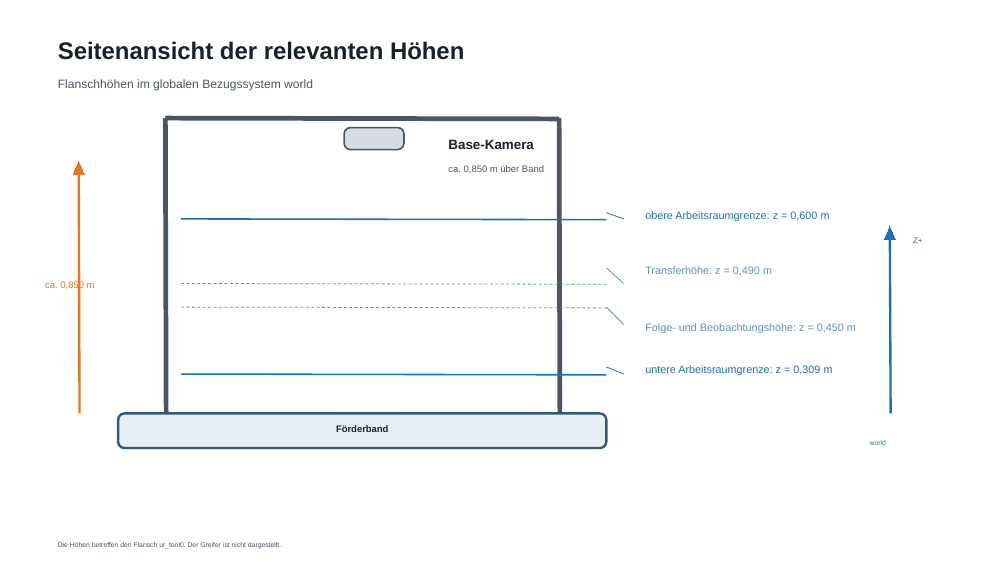
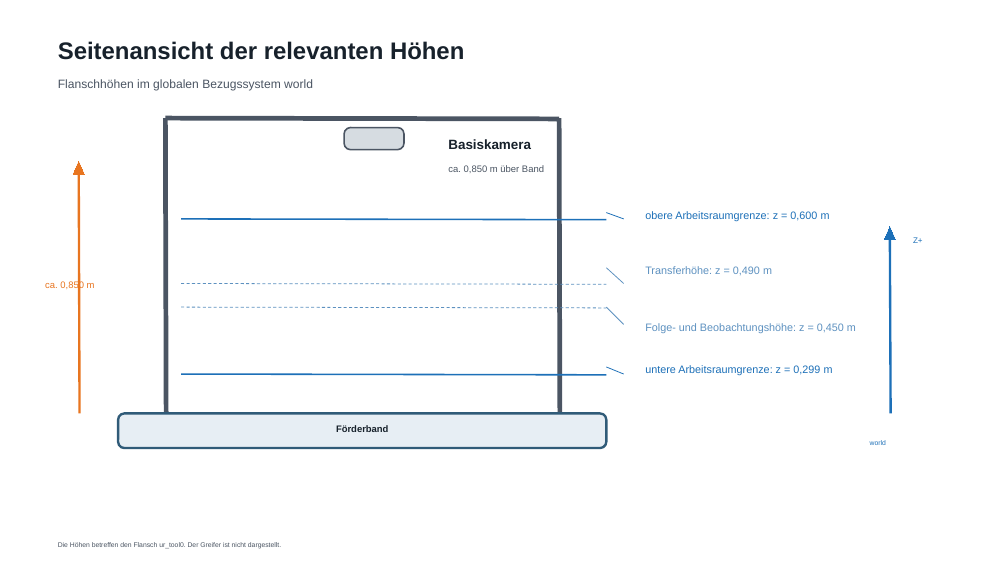
Before and after one commit to Luze212/roboter_tetris, a slide deck: slide 2 of Projektbericht/abbildungen/systemskizzen_layout.pptx. Drawn at 1008x567 pixels with LibreOffice and Linux fonts; fonts in the diff are those of the drawing. Boxes give left, top, right and bottom in pixels: in the first picture for what was removed or moved away, otherwise in the second. Text is boxed around its words. In the diff, an @@ line names an element or a change of style, - is before the commit and + after.

```diff
--- a/Projektbericht/abbildungen/systemskizzen_layout.pptx
+++ b/Projektbericht/abbildungen/systemskizzen_layout.pptx
@@ text at [448,139,531,149]: text changed @@
-Base-Kamera
+Basiskamera
@@ text at [645,365,833,376]: text changed @@
-untere Arbeitsraumgrenze: z = 0,309 m
+untere Arbeitsraumgrenze: z = 0,299 m
```
Also in this commit, not shown: 1 other slide changed, 14 other files.
